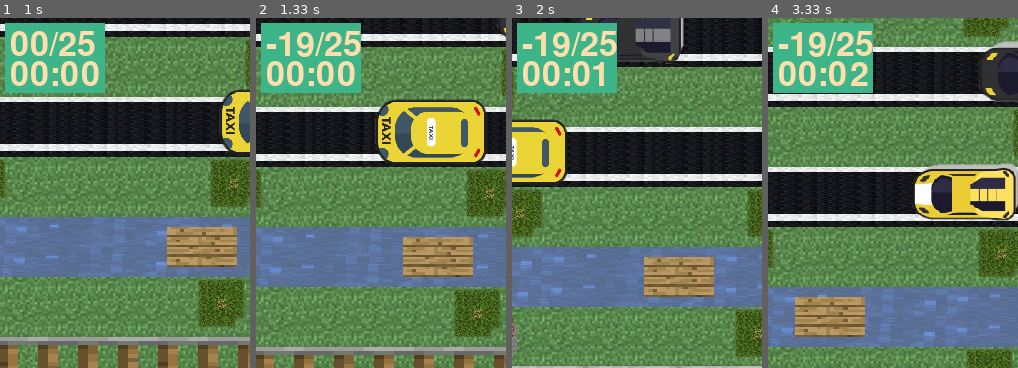
Above: before the commit, frames 1-4 (left to right).
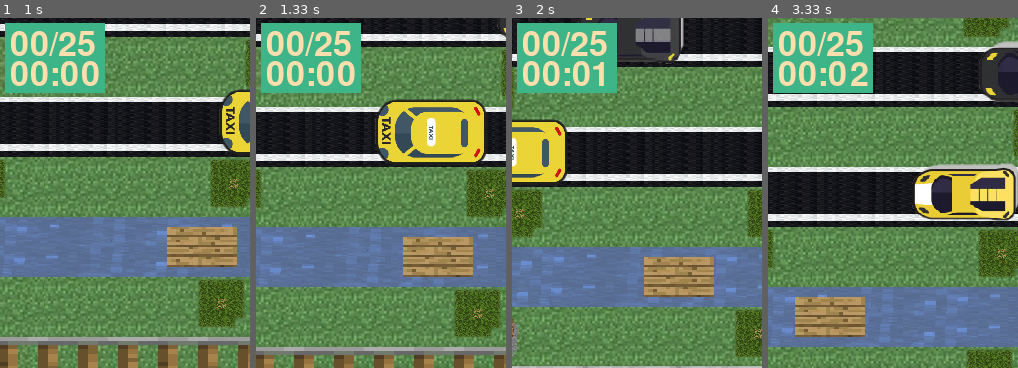
Above: after the commit, the same moments.

Repository: Hirbi/Project-Pygame
Game: pygame game, started from Pygame Relise/python_game/main.py
Two runs of this game, one before a commit and one after it. Both use one fixed random seed, a clock stepped at 60 frames per second and the inputs below.
Inputs:
- Up to frame 1 (1 s): tap Enter at 0.33 s; hold Left from 0.67 s (still down)
- Up to frame 2 (1.33 s): release Left at 1.2 s; hold Down from 1.23 s (still down)
- Up to frame 3 (2 s): release Down at 1.53 s; hold Left 1.57-1.97 s
- Up to frame 4 (3.33 s): hold Up 2-2.37 s; hold Right 2.4-3.03 s; hold Down from 3.07 s (still down)
The pictures show only the part of the screen within x 0-50%, y 0-50%; the shares and areas given below are measured in that part.

Frame 1 is identical in both runs. In frame 2, 1.7% of the frame differs, in the area x 4-42%, y 3-12%; in frame 3, 1.7%; in frame 4, 1.7%.

Commit message:
Project Python Game Created by: Mukhin E.A, Shokhrin R.S. Step_Bag Fixed

Diff:
--- a/Pygame Relise/python_game/main.py
+++ b/Pygame Relise/python_game/main.py
@@ -512,6 +512,7 @@
                     stop = stop_game()
                     if stop:
                         return
+                step_tmp = 0
                 if event.key == 275:
                     x_move, y_move = 25, 0
                     jump.play()
@@ -519,11 +520,11 @@
                     x_move, y_move = -25, 0
                     jump.play()
                 elif event.key == 273:
-                    player_step += 1
+                    step_tmp = 1
                     x_move, y_move = 0, -60
                     jump.play()
                 elif event.key == 274:
-                    player_step -= 1
+                    step_tmp = -1
                     x_move, y_move = 0, 60
                     jump.play()
                 step = True
@@ -541,6 +542,9 @@
                             + sprite.rect.w and abs(sprite.rect.y - player.rect.y - y_move) < 20:
                         step = False
                 if 0 <= player.rect.x + x_move < width and step:
+                    player_step += step_tmp
+                    if player_step < 0:
+                        player_step = 0
                     player.rect = player.rect.move(x_move, y_move)
         screen.fill((62, 180, 137))
         camera.update(player)
